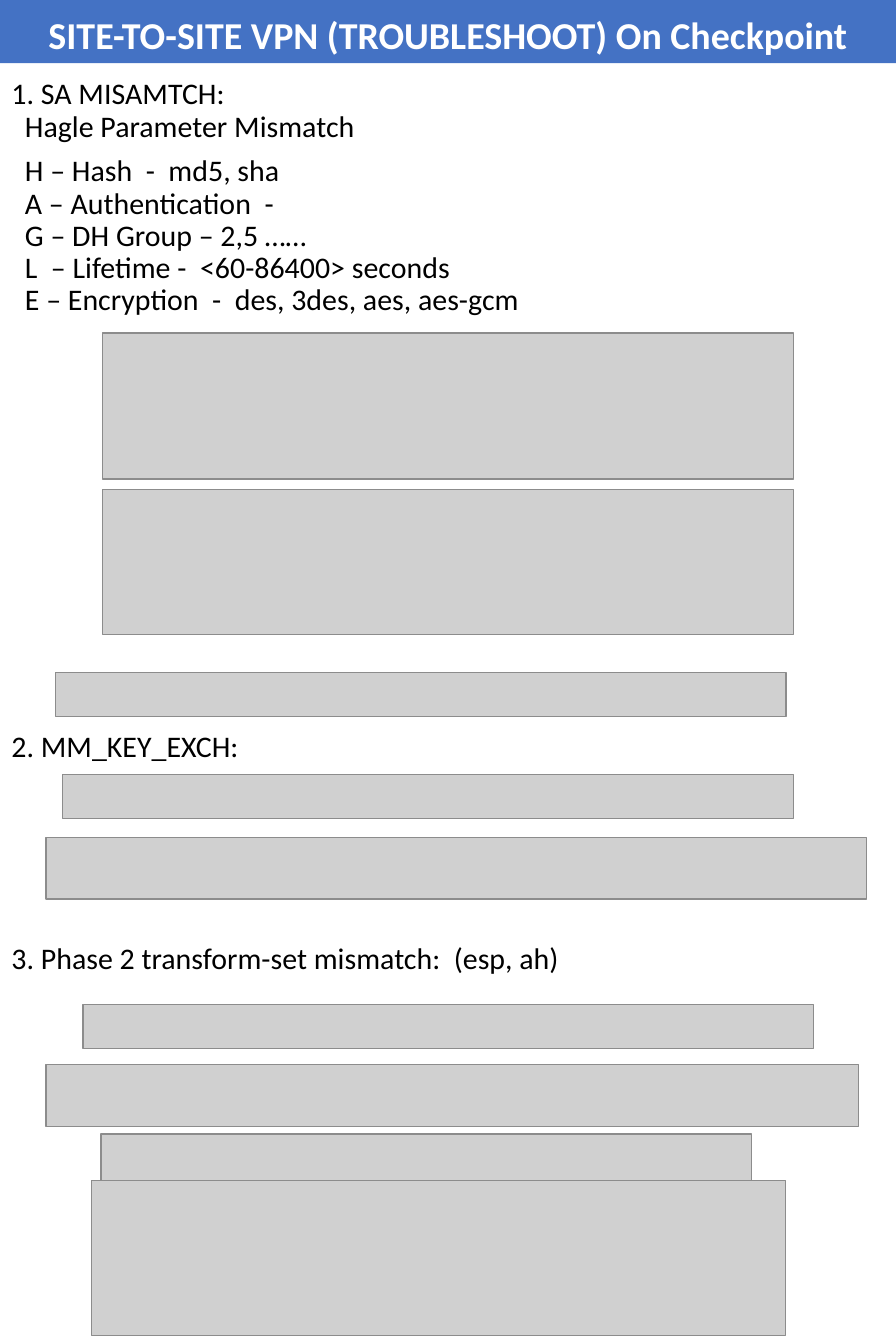
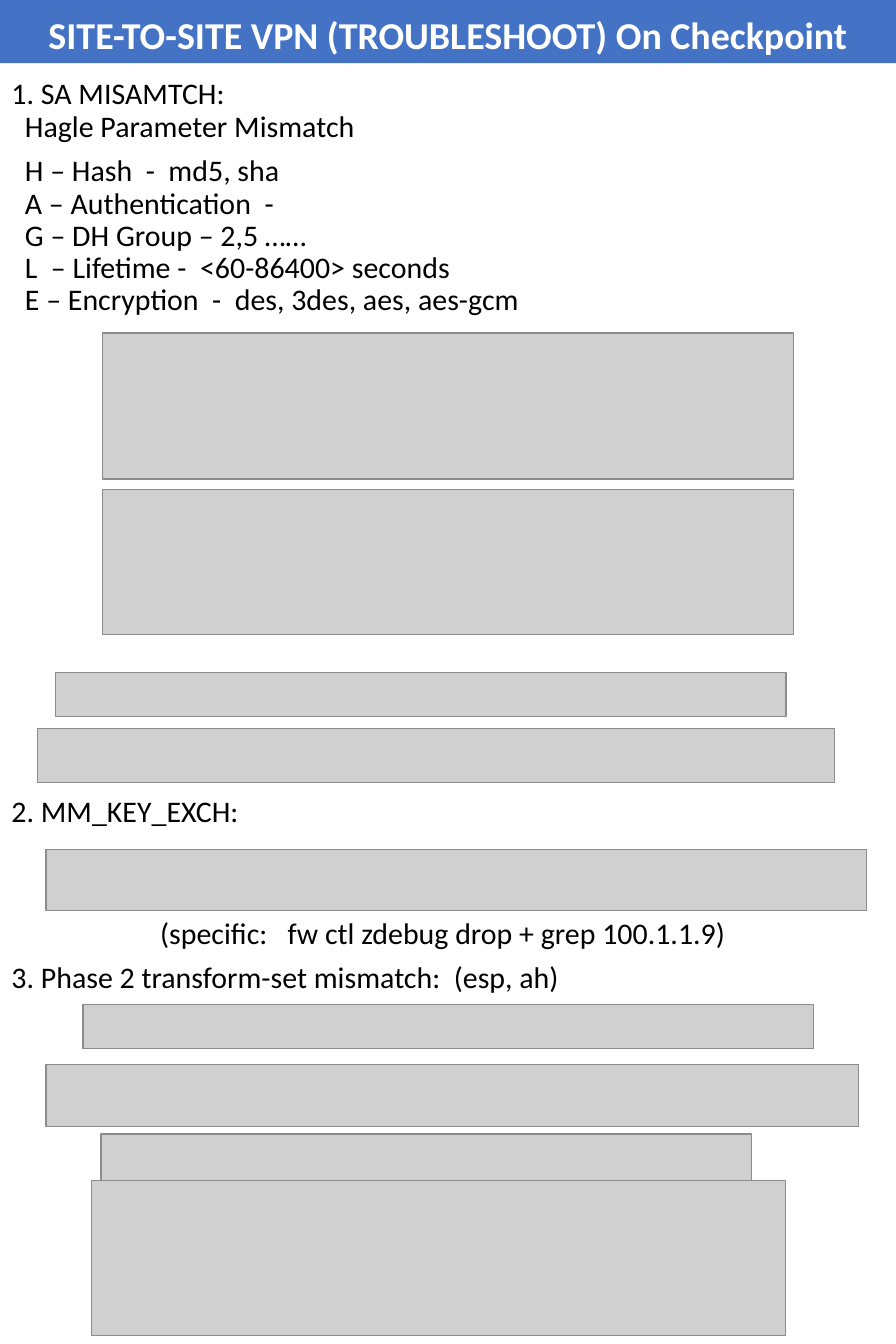
Before and after one commit to shankarpradhan/Networking, a slide deck: slide 7 of SITE-TO-SITE VPN (TROUBLESHOOT).pptx (slide 6 before the commit). Drawn at 896x1344 pixels with LibreOffice and Linux fonts; fonts in the diff are those of the drawing; grey boxes stand for pictures. Boxes give left, top, right and bottom in pixels: in the first picture for what was removed or moved away, otherwise in the second. Text is boxed around its words. In the diff, an @@ line names an element or a change of style, - is before the commit and + after.

```diff
--- a/SITE-TO-SITE VPN (TROUBLESHOOT).pptx
+++ b/SITE-TO-SITE VPN (TROUBLESHOOT).pptx
@@ picture added at bbox=[38, 729, 835, 783] @@
@@ picture removed at bbox=[63, 775, 794, 820] @@
@@ picture: place and size @@
-picture at bbox=[46, 838, 866, 899]
+picture at bbox=[46, 850, 866, 912]
@@ subtitle at bbox=[160, 922, 725, 949]: paragraph added @@
+(specific: fw ctl zdebug drop + grep 100.1.1.9)
```
Also in this commit, not shown: 7 other slides changed, 2 slides added, 7 other files.
